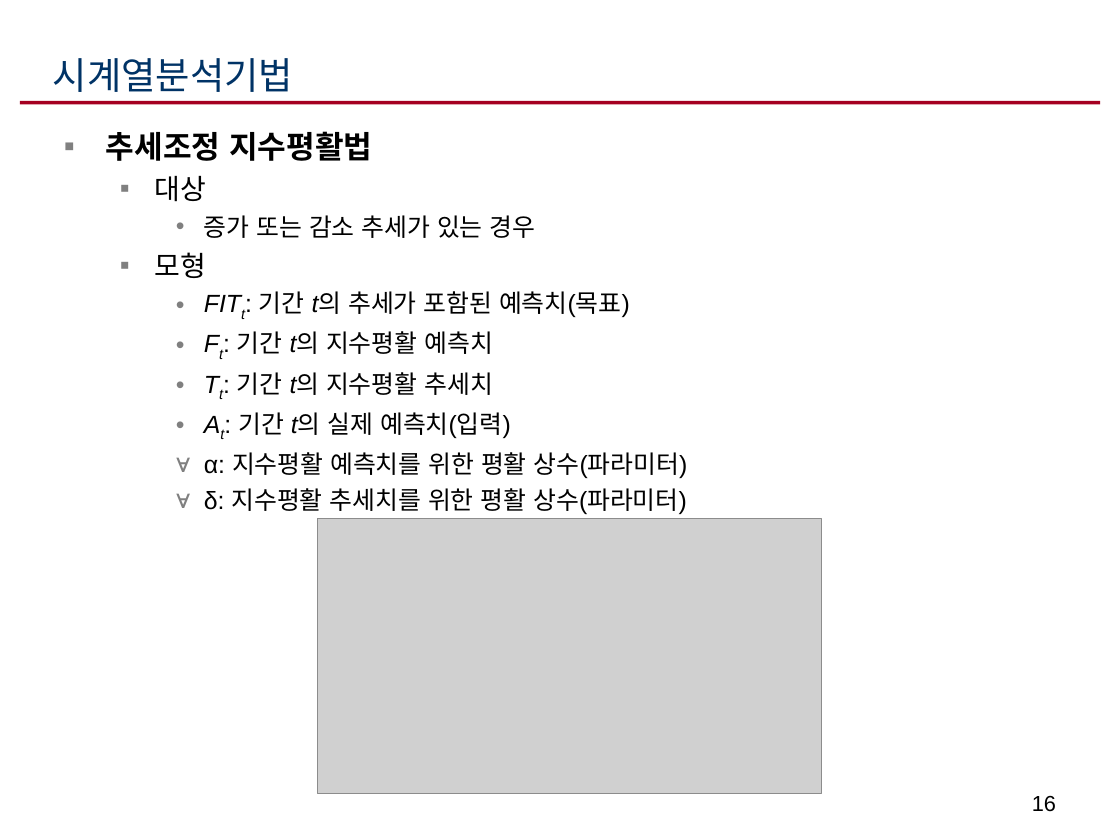
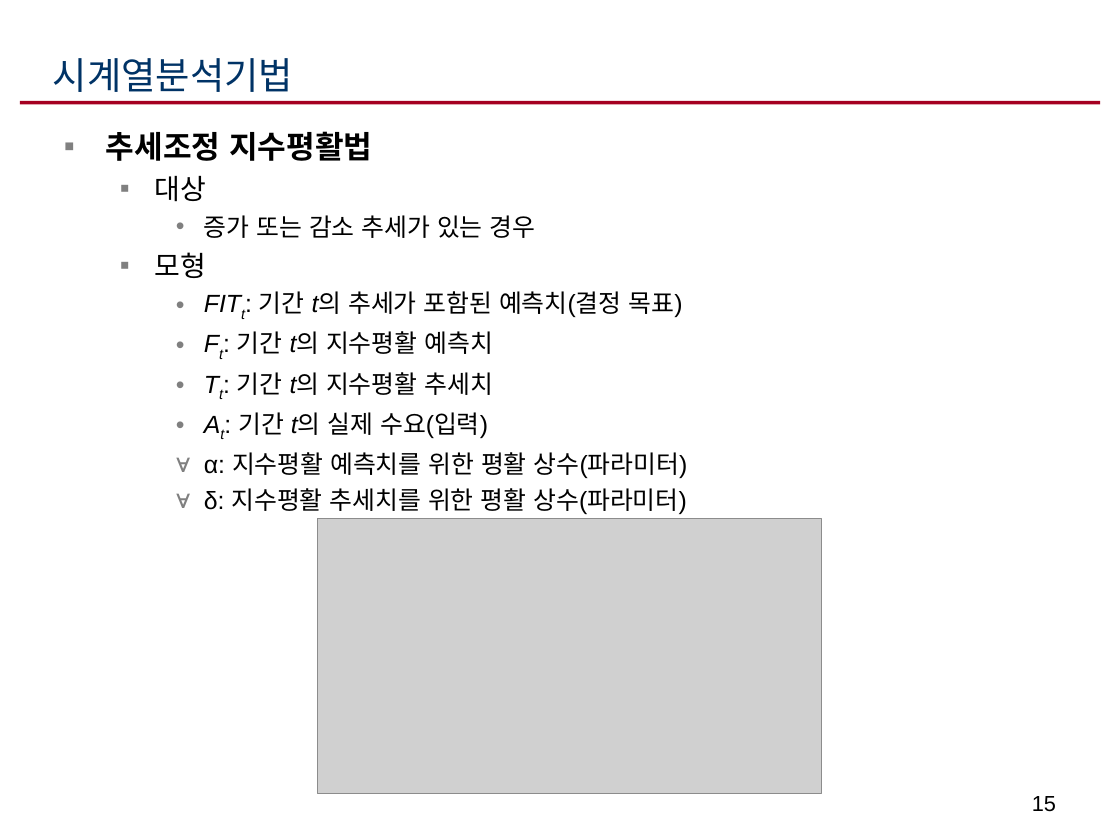
Before and after one commit to ikelab/courses, a slide deck: slide 15 of ppc2016/c07.ppt (slide 16 before the commit). Drawn at 1120x840 pixels with LibreOffice and Linux fonts; fonts in the diff are those of the drawing; grey boxes stand for pictures. Boxes give left, top, right and bottom in pixels: in the first picture for what was removed or moved away, otherwise in the second. Text is boxed around its words. In the diff, an @@ line names an element or a change of style, - is before the commit and + after.

Commit message:
Revision.

```diff
--- a/ppc2016/c07.ppt
+++ b/ppc2016/c07.ppt
@@ text at [259,291,683,317]: text changed @@
-    • FITt: 기간 t의 추세가 포함된 예측치(목표)
+    • FITt: 기간 t의 추세가 포함된 예측치(결정 목표)
@@ text at [238,412,488,438]: text changed @@
-    • At: 기간 t의 실제 예측치(입력)
+    • At: 기간 t의 실제 수요(입력)
@@ page number at [1032,796,1056,812]: text changed @@
-16
+15
```
Also in this commit, not shown: 3 other slides changed.
